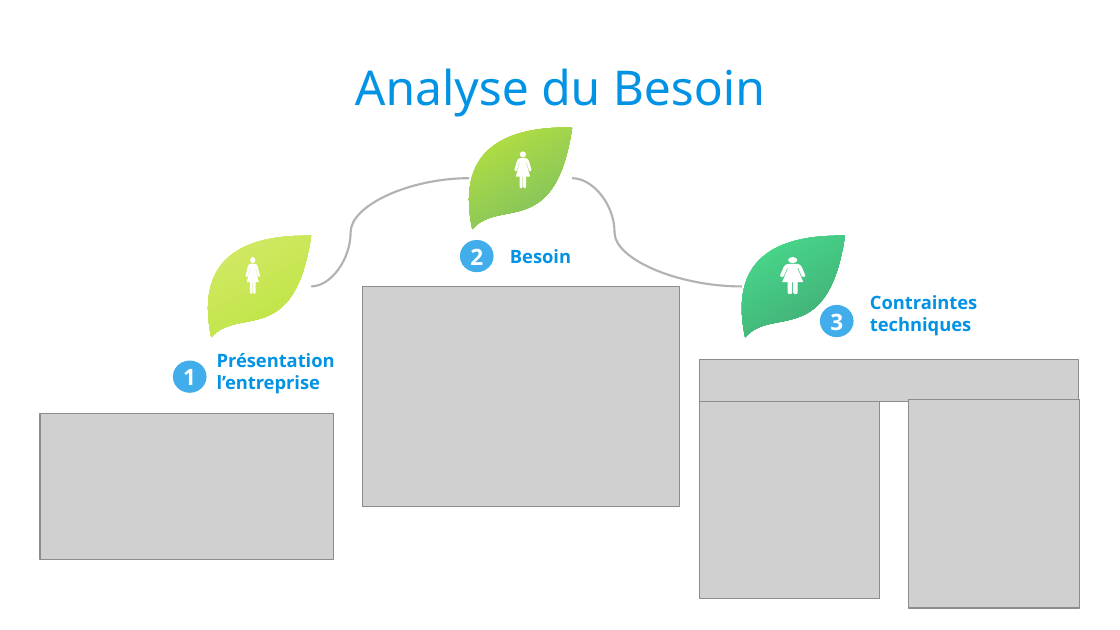
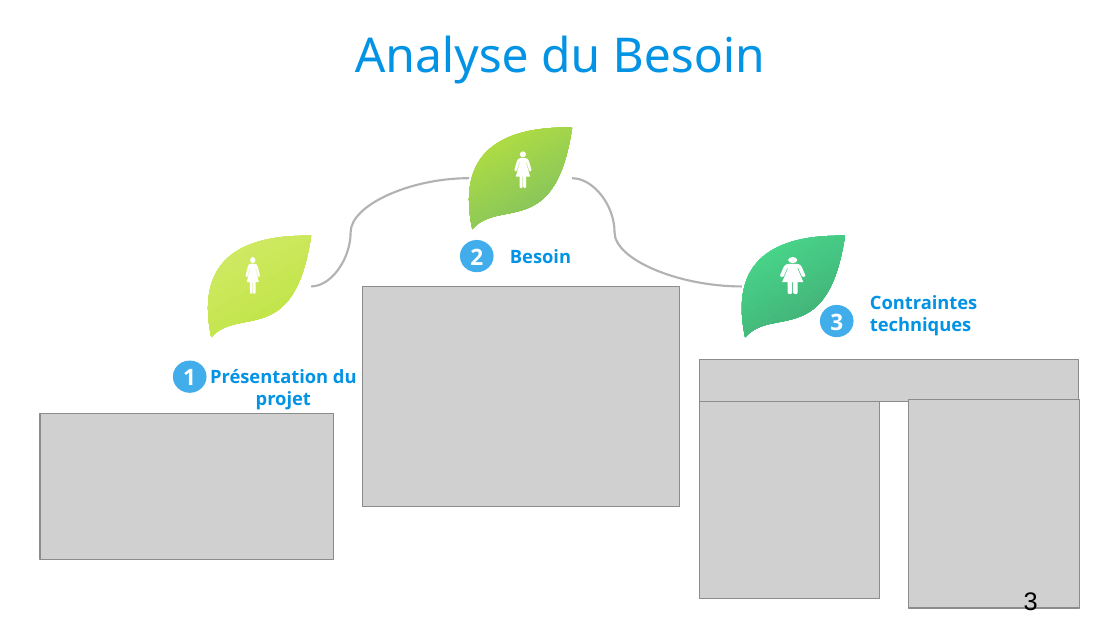
Before and after one commit to Georgie1502/Dossier, a slide deck: slide 3 of 3_Mon_Projet_Fil_Rouge/1_Cahier_des_charges/Presentation Batimelles.odp. Drawn at 1120x630 pixels with LibreOffice and Linux fonts; fonts in the diff are those of the drawing; grey boxes stand for pictures; background and template pictures are left out. Boxes give left, top, right and bottom in pixels: in the first picture for what was removed or moved away, otherwise in the second. Text is boxed around its words. In the diff, an @@ line names an element or a change of style, - is before the commit and + after.

```diff
--- a/3_Mon_Projet_Fil_Rouge/1_Cahier_des_charges/Presentation Batimelles.odp
+++ b/3_Mon_Projet_Fil_Rouge/1_Cahier_des_charges/Presentation Batimelles.odp
@@ text "Analyse du Besoin": place and size @@
-text "Analyse du Besoin" at [355, 68, 765, 117]
+text "Analyse du Besoin" at [355, 35, 765, 84]
@@ text at [210, 369, 357, 410]: text changed @@
-Présentation l’entreprise
+Présentation du projet
@@ page number added at [1024, 592, 1038, 615], 18 pt, text #000000 @@
+3
```
Also in this commit, not shown: 11 other slides changed, 1 slide added, 4 slides removed, 8 other files.
